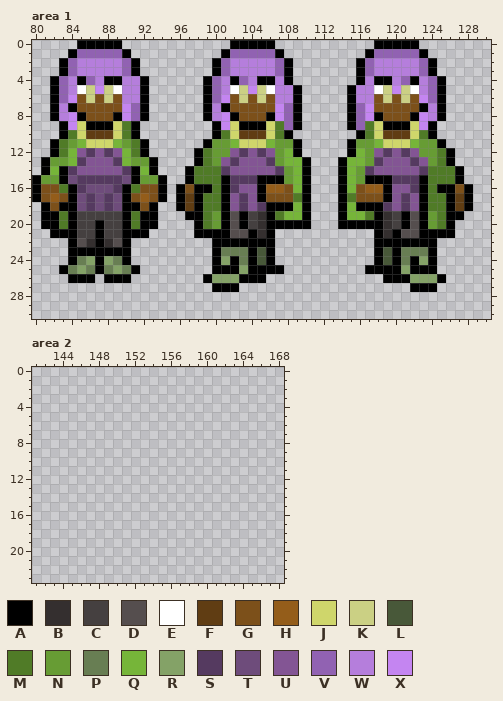
Two versions of one pixel-art file, Assets/Art/new character.aseprite. The picture above was drawn from the file before the commit.
200x128 pixels, 1 frame. Colours within 5 levels of each other are drawn and written as one. Shown: area 1: x 80..130, y 0..30; area 2: x 141..168, y 0..23. The old version is drawn lined up with the new one. The commit also changed other parts of the picture, which this record leaves out.
Palette (. is transparent): A #000000  B #342f2f  C #454040  D #554e4e  E #ffffff  F #603d13  G #7c501a  H #945d1a  J #cfd66b  K #cbd084  L #485839  M #507b27  N #679c34  P #687e53  Q #76b539  R #84a267  S #553a60  T #6e4c7b  U #835594  V #9162b2  W #b57edc  X #c485f1
Pixels before, area 1, first column x 80:
 0 .....AAAAA............AAAAA...........AAAAA......
 1 ....AVVVVVA..........AVVVVVA.........AVVVVVA.....
 2 ...AVWWWWWVA........AVWWWWWVA.......AVWWWWWVA....
 3 ...AVWWWWWVA........AVWWWWWVA.......AVWWWWWVA....
 4 ..AVWAVWAAWWA......AVWAVWAAWA.......AWAAWVAWVA...
 5 ..AVWEKXKEWWA......AVWEKXKEWWA.....AWWEKXKEWVA...
 6 ..AVXGKGKGWWA......AVXGKGKGWWA.....AWWGKGKGXVA...
 7 ..AWAGGGGGXVA......AWAGGGGGXVA.....AVXGGGGGAWA...
 8 ..AWXAGGGAXVA......AWXAGGGAXVA.....AVXAGGGAXWA...
 9 ...AXJAAAJMA........AXJAAAJMVA.....AVMJAAAJXA....
10 ...AMJFFFJMA........AMJFFFJMA.......AMJFFFJMA....
11 ..AMNQJJJQNMA......ANNQJJJQNNA.....ANNQJJJQNNA...
12 ..AMQUSUSUQMA.....AMNNUSUSUNQA.....AQNUSUSUNNMA..
13 .ANNQSUUUSQNNA....AMNUSUUUSNQQA...AQQNSUUUSUNMA..
14 .AQASUUUUUSAQA...AMMMSUUUUUSNQA...AQNSUUUUUSMMMA.
15 ANNATSSSSSTANNA..AMMMASSSAAANQA...AQNAAASSSAMMMA.
16 AGGMASTTTSAMGGA.AGAAMASUUAHHGQA...AQGHHAUUSAMAAGA
17 AGHGATSTSTAGHGA.AFAMMAUSUAGGGMA...AMGGGAUSUAMMAFA
18 .AGAATSTSTAAGA..AFAMMAUSUSAAAQA...AQAAASUSUAMMAFA
19 .AAMACCCCCAMAA...AAMNADACBAMQQA...AQQMABCADANMAA.
20 .AAMACCACCAMAA....AMNADACBAAAAA...AAAAABCADANMA..
21 ..AAACCACCAAA.....AAAADDABA...........ABADDAAAA..
22 ....ADBABDA.........AAAAAAA...........AAAAAAA....
23 ....AAAAAAA.........APPPALA...........ALAPPPA....
24 ....APRARPA.........ARAPALA...........ALAPARA....
25 ...APRPAPRPA........AAARAAAA.........AAAARAAA....
26 ....AAA.AAA........ARRRAAA.............AAARRRA...
27 ....................AAA...................AAA....
After:
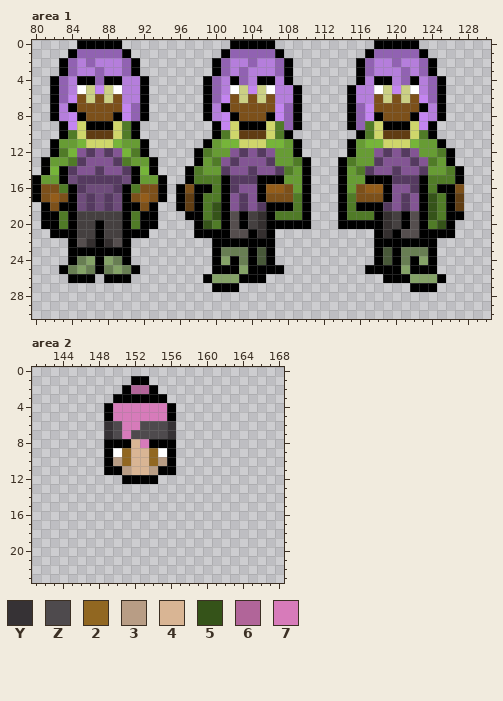
Colours new in this view: Y #363235  Z #4e4a4d  2 #916721  3 #b89d85  4 #d9b594  5 #355319  6 #b16599  7 #d77bba
The edit:
drawings rearranged on the sheet (the old picture shows each at its new place; 1 dropped ones are not shown)
Area 1:
Colour M becomes colour 5 in row 17 at x 124; in row 18 at x 100 and 124; in row 20 at x 99 and 125.
Colour N becomes colour 5 in row 19 at x 100 and 124.
Colour V becomes colour A in row 4 at x 86.
Colour N becomes colour M in row 13 at x 100 and 124; in row 14 at x 108 and 116; in row 20 at x 100 and 124.
Colour Q becomes colour M in row 13 at x 84, 90, 109 and 115; in row 18 at x 109 and 115; in row 19 at x 108 to 109 and 115 to 116.
Colour M becomes colour N in row 11 at x 83 and 91; in row 13 at x 99 and 125; in row 14 at x 99 to 100 and 124 to 125.
Colour Q becomes colour N in rows 12 to 13 at x 108 and 116; in rows 14 to 16 at x 109 and 115.
Colour N becomes colour Q in row 11 at x 101, 107 and 117.
Colour U becomes colour S in row 14 at x 87, 104 and 120.
Colour W becomes colour V in row 2 at x 86, 104 and 120; in row 3 at x 87, 103 and 121; in row 4 at x 87.
The edit erases colour A in rows 16 to 18 at x 128.
Area 2:
The author put colour 2 in rows 9 to 10 at x 151 and 154.
The author put colour 3 in row 10 at x 150 and 155; in row 11 at x 151 and 154.
The author put colour 4 in row 8 at x 152; in rows 9 to 11 at x 152 to 153.
The author put colour 6 in row 2 at x 152 to 153.
The author put colour 7 in rows 4 to 5 at x 150 to 155; in row 6 at x 151 to 152; in row 7 at x 151; in row 8 at x 153.
The author put colour A in row 1 at x 152 to 153; in row 2 at x 151 and 154; in row 3 at x 150 to 155; in rows 4 to 5 at x 149 and 156; in row 8 at x 149 to 151 and 154 to 156; in rows 9 to 10 at x 149 and 156.
The author put colour A in row 11 at x 149 to 150 and 155 to 156; in row 12 at x 151 to 154.
The author put colour E in row 9 at x 150 and 155.
The author put colour Y in rows 6 to 7 at x 149 and 156.
The author put colour Z in row 6 at x 150 and 153 to 155; in row 7 at x 150 and 152 to 155.
